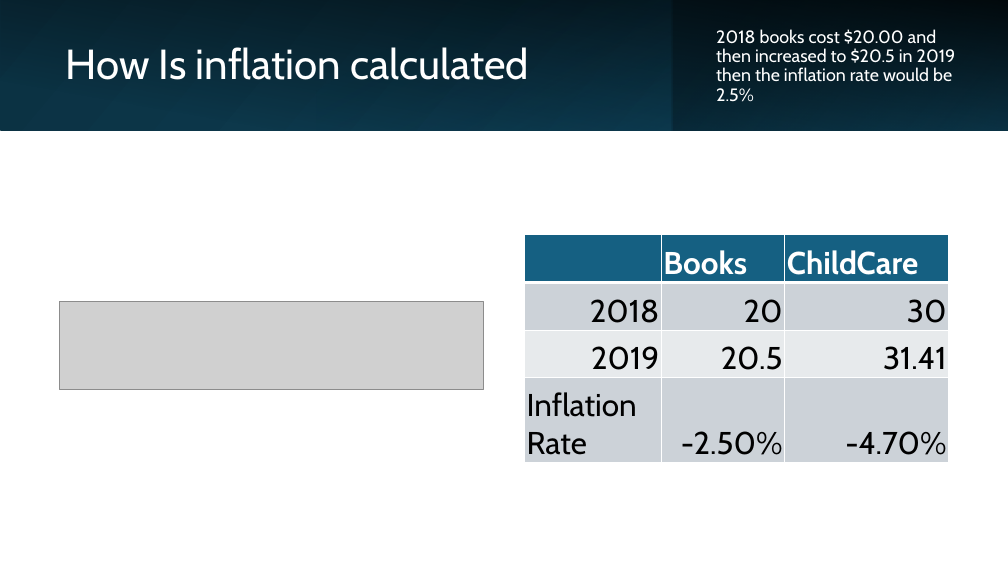
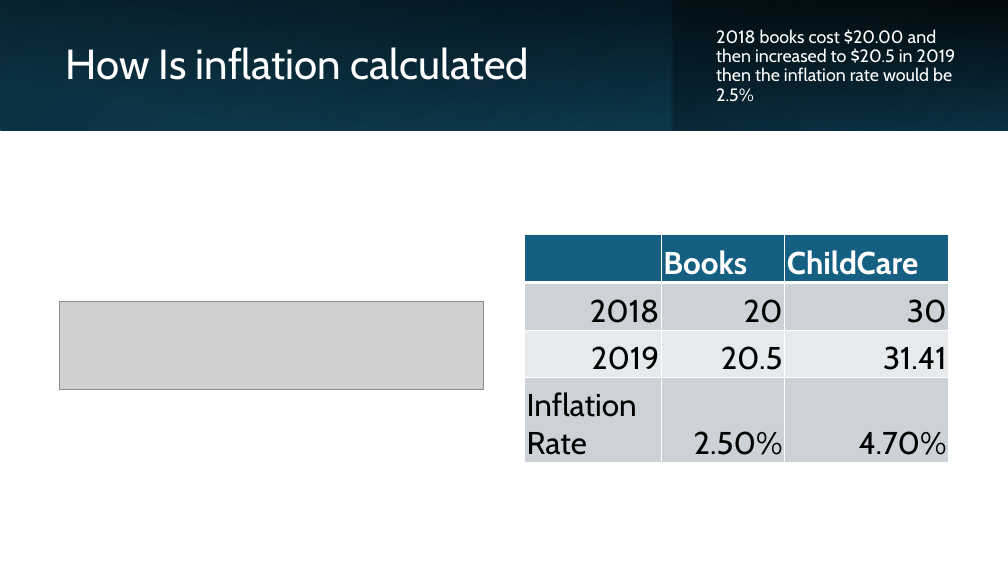
Before and after one commit to LachlanPotter33/project-1, a slide deck: slide 4 of How does Dwelling CPI and Fuel effect Inflation 2 - PowerPoint.pptx. Drawn at 1008x567 pixels with LibreOffice and Linux fonts; fonts in the diff are those of the drawing; grey boxes stand for pictures. Boxes give left, top, right and bottom in pixels: in the first picture for what was removed or moved away, otherwise in the second. Text is boxed around its words. In the diff, an @@ line names an element or a change of style, - is before the commit and + after.

Commit message:
On branch main Your branch is up to date with 'origin/main'.
Changes to be committed:
	modified:   Final Code.ipynb
	modified:   How does Dwelling CPI and Fuel effect Inflation 2 - PowerPoint.pptx
	deleted:    Lachlan.ipynb
	deleted:    Lachlan_v2.ipynb
	deleted:    Resources/Housing/All employees, average weekly total cash earnings, number of employees and proportion of employees - sex by employment status (a).csv
	deleted:    Resources/Housing/Mean dwelling price, states & territories, June quarter 2019.csv
	deleted:    Resources/Housing/Mean dwelling price, states and territories (1).csv
	deleted:    Resources/Housing/Mean dwelling price, states and territories (2).csv
	deleted:    Resources/Housing/Mean dwelling price, states and territories, December quarter 2019.csv
	deleted:    Resources/Housing/Mean dwelling price, states and territories, December quarter 2020.csv
	deleted:    Resources/Housing/Mean dwelling price, states and territories, December quarter 2021.csv
	deleted:    Resources/Housing/Mean dwelling price, states and territories, June quarter 2020.csv
	deleted:    Resources/Housing/Mean dwelling price, states and territories, June quarter 2021.csv
	deleted:    Resources/Housing/Mean dwelling price, states and territories, March quarter 2020.csv
	deleted:    Resources/Housing/Mean dwelling price, states and territories, March quarter 2021.csv
	deleted:    Resources/Housing/Mean dwelling price, states and territories, September quarter 2019.csv
	deleted:    Resources/Housing/Mean dwelling price, states and territories, September quarter 2020.csv
	deleted:    Resources/Housing/Mean dwelling price, states and territories, September quarter 2021.csv
	deleted:    Resources/Housing/Mean dwelling price, states and territories.csv
	deleted:    Resources/Housing/Median house prices and annual percentage change, March quarter 2022.csv

 Untracked files:
	Comparasion of Income, Dwelling and Inflation % Change Per Year, Line Graph.jpg
	Comparasion of Income, Dwelling and Inflation % Change Per Year.jpg
	Comparison of Income and Dwelling Prices.jpg
	Resources/Housing/
	Resources/Income/Lachlan_income.ipynb
	Resources/Income/income_clean.csv
	housing_clean.csv
	~$How does Dwelling CPI and Fuel effect Inflation 2 - PowerPoint.pptx

```diff
--- a/How does Dwelling CPI and Fuel effect Inflation 2 - PowerPoint.pptx
+++ b/How does Dwelling CPI and Fuel effect Inflation 2 - PowerPoint.pptx
@@ table at [525, 235, 949, 463] @@
-row 4, column 2: -2.50%
+row 4, column 2: 2.50%
-row 4, column 3: -4.70%
+row 4, column 3: 4.70%
```
Also in this commit, not shown: 1 other slide changed, 19 other files.
